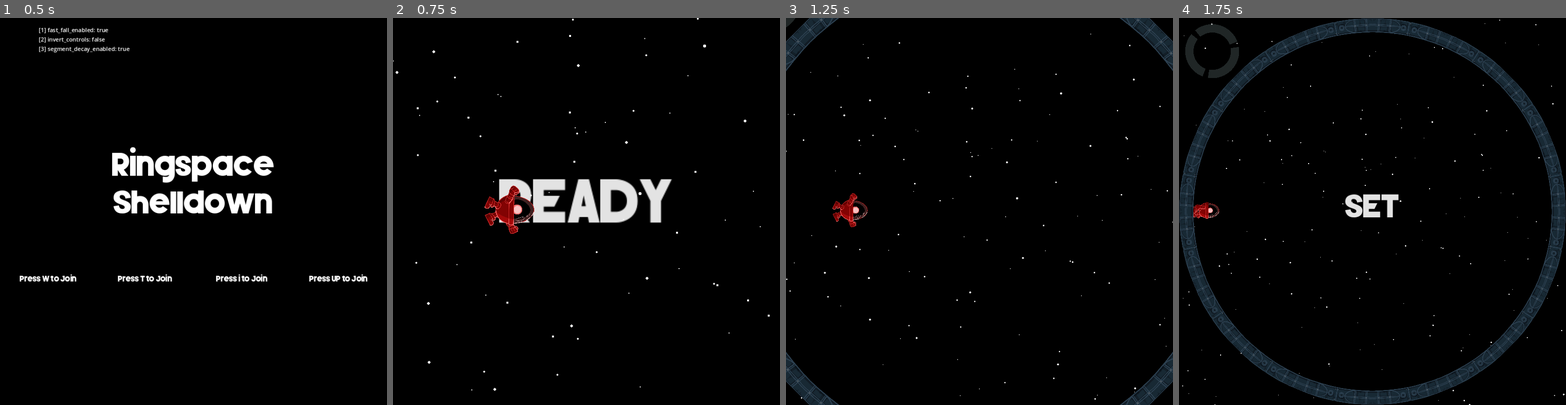
Above: before the commit, frames 1-4 (left to right).
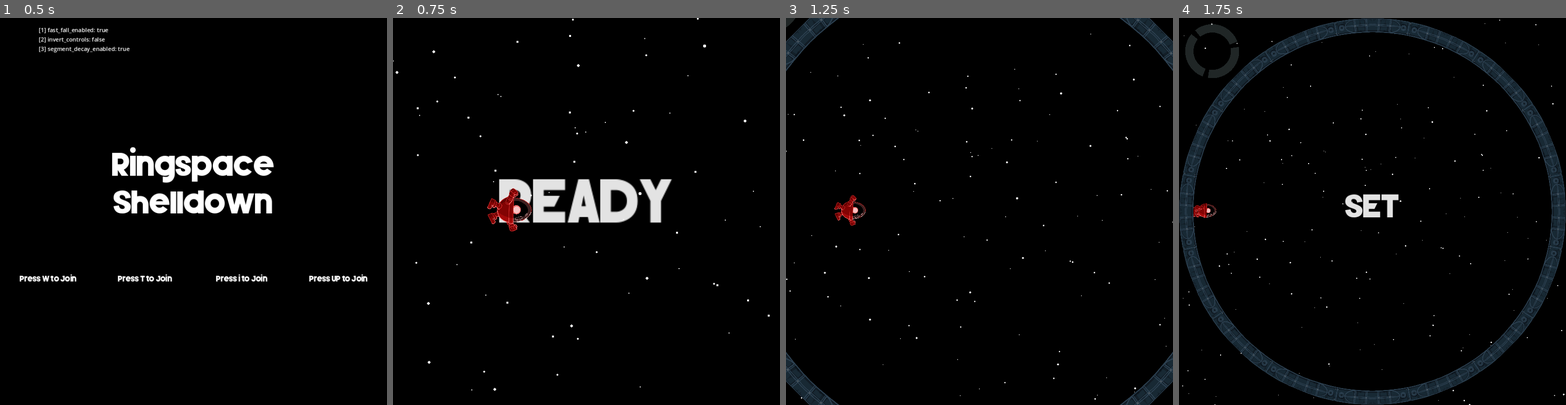
Above: after the commit, the same moments.

Repository: hwacha/ringspace_shelldown
Game: Godot game, scene res://scenes/opening_screen.tscn
The game is run twice, just before and just after one commit, with the same random seed, the same clock (stepped at 60 frames per second) and the same inputs.
Inputs:
- Up to frame 1 (0.5 s): no input
- Up to frame 2 (0.75 s): tap W at 0.5 s; tap Enter (ui_accept) at 0.6 s
- Up to frame 3 (1.25 s): tap Enter (ui_accept) at 0.77, 1.07 s
- Up to frame 4 (1.75 s): tap Enter (ui_accept) at 1.35, 1.52 s

Frame 1 is identical in both runs. In frame 2, 0.4% of the frame differs, in the area x 23-37%, y 43-56%; in frame 3, 0.2%; in frame 4, 0.1%.

Commit message:
change sprite size

Diff:
--- a/scenes/Player.tscn
+++ b/scenes/Player.tscn
@@ -55,13 +55,13 @@
 }]
 
 [sub_resource type="RectangleShape2D" id="18"]
-size = Vector2(30.754, 71.639)
+size = Vector2(26.377, 64)
 
 [sub_resource type="RectangleShape2D" id="RectangleShape2D_p7vnx"]
-size = Vector2(42.659, 15.377)
+size = Vector2(39, 15)
 
 [sub_resource type="CircleShape2D" id="13"]
-radius = 19.0
+radius = 16.0
 
 [sub_resource type="Curve" id="Curve_nrnvk"]
 _data = [Vector2(0, 0.0282052), 0.0, 0.0, 0, 0, Vector2(1, 0), 0.0, 0.0, 0, 0]
@@ -79,8 +79,8 @@
 scale_curve = SubResource("CurveTexture_b8w18")
 
 [sub_resource type="CapsuleShape2D" id="19"]
-radius = 20.0
-height = 72.0
+radius = 18.0
+height = 66.0
 
 [node name="Player" type="CharacterBody2D"]
 z_index = 3
@@ -89,12 +89,11 @@
 script = ExtResource("1")
 
 [node name="AnimatedSprite2D" type="AnimatedSprite2D" parent="."]
-scale = Vector2(0.056, 0.056)
+scale = Vector2(0.05, 0.05)
 sprite_frames = SubResource("12")
-animation = &"dead"
 
 [node name="CollisionShapeForGround" type="CollisionShape2D" parent="."]
-position = Vector2(-1, 0.180481)
+position = Vector2(1.18848, 0)
 shape = SubResource("18")
 
 [node name="HitBox" type="Area2D" parent="."]
@@ -103,7 +102,7 @@
 collision_mask = 4
 
 [node name="CollisionShape2D" type="CollisionShape2D" parent="HitBox"]
-position = Vector2(-1, 6.4483)
+position = Vector2(-0.5, 2.9483)
 shape = SubResource("RectangleShape2D_p7vnx")
 
 [node name="HurtBox" type="Area2D" parent="."]
@@ -112,7 +111,7 @@
 collision_mask = 8
 
 [node name="CollisionShape2D" type="CollisionShape2D" parent="HurtBox"]
-position = Vector2(-2, 2)
+position = Vector2(-2, 4)
 shape = SubResource("13")
 
 [node name="DeathParticles" type="GPUParticles2D" parent="."]
--- a/scenes/main.tscn
+++ b/scenes/main.tscn
@@ -150,7 +150,7 @@
 script = ExtResource("5")
 
 [node name="CrustDecay" type="Timer" parent="."]
-wait_time = 4.0
+wait_time = 34.309
 one_shot = true
 
 [node name="Round Beep" type="AudioStreamPlayer" parent="."]
